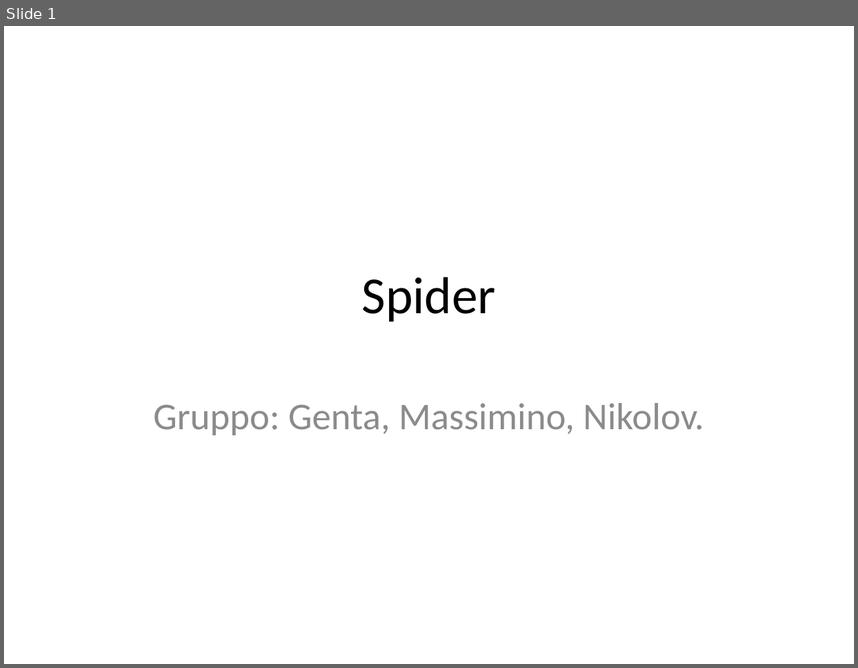
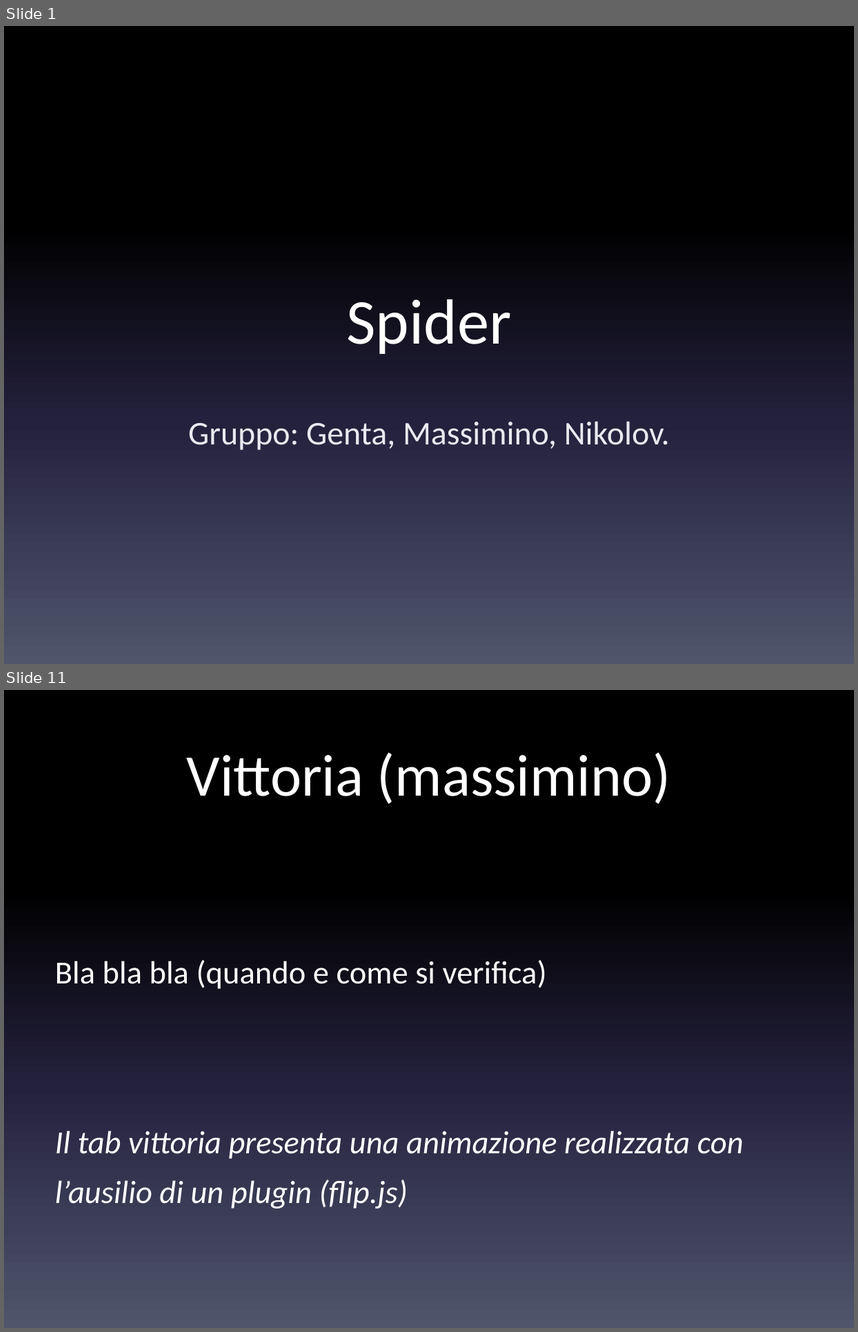
Before and after one commit to danielegenta/ProjectTPSI_Spider, a slide deck: Presentazione_Spider.pptx. Shown one above the other, each under a label of ours: slide 1 before the commit, slides 1 and 11 after it; the slides between them are not shown. The pictures are 858x668 and 858x1332 pixels, drawn with LibreOffice and Linux fonts; fonts in the diff are those of the drawing. Boxes give left, top, right and bottom in pixels: in the first picture for what was removed or moved away, otherwise in the second. Text is boxed around its words. In the diff, an @@ line names an element or a change of style, - is before the commit and + after.

```diff
--- a/Presentazione_Spider.pptx
+++ b/Presentazione_Spider.pptx
@@ slide 11 added at bbox=[4, 690, 854, 1328], background gradient #000000 to #24213E to #51566D @@
@@ title added at bbox=[187, 752, 671, 804], 50 pt, text #FFFFFF @@
+Vittoria (massimino)
@@ text added at bbox=[55, 960, 744, 1208], 27.2 pt, text #FFFFFF, italic @@
+Bla bla bla (quando e come si verifica)
+Il tab vittoria presenta una animazione realizzata con l’ausilio di un plugin (flip.js)
@@ slide 1 changed as well @@
@@ background #FFFFFF to gradient #000000 to #24213E to #51566D @@
@@ title "Spider" at bbox=[347, 299, 512, 354]: size 44 to 54 pt, text colour #000000 to #FFFFFF; vertical alignment middle to bottom @@
@@ subtitle "Gruppo: Genta, Massimino, Nikolov." at bbox=[188, 421, 670, 450]: size 32 to 28 pt, text colour #8C8C8C to #E9EAF0; line spacing 1 to 1.5 @@
```
Also in this commit, not shown: 7 other slides changed, 8 other slides added, 11 slides removed.
